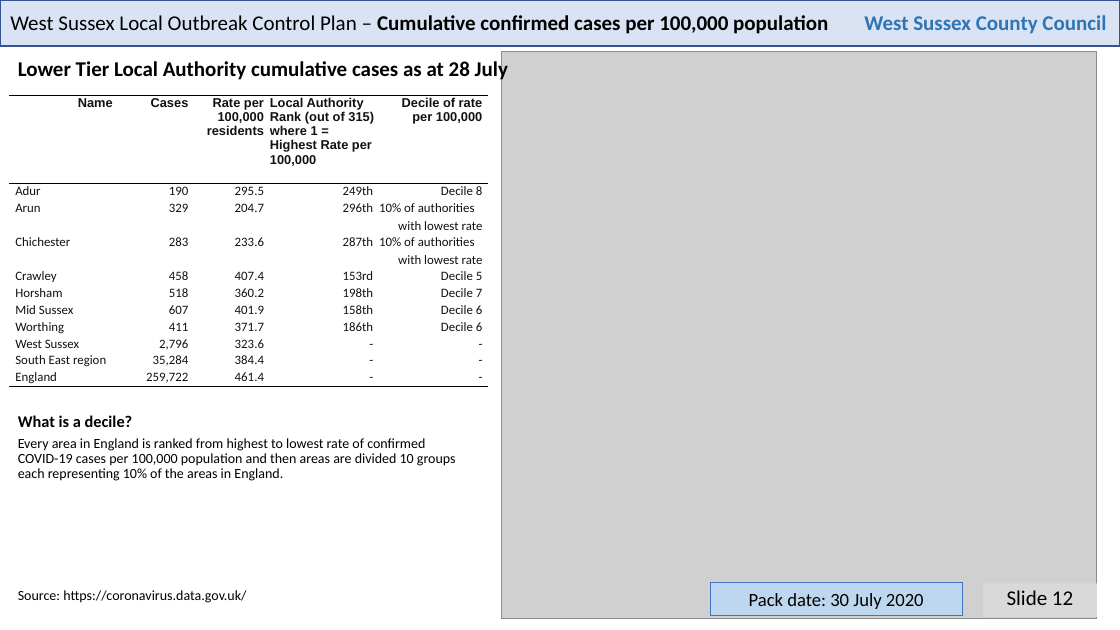
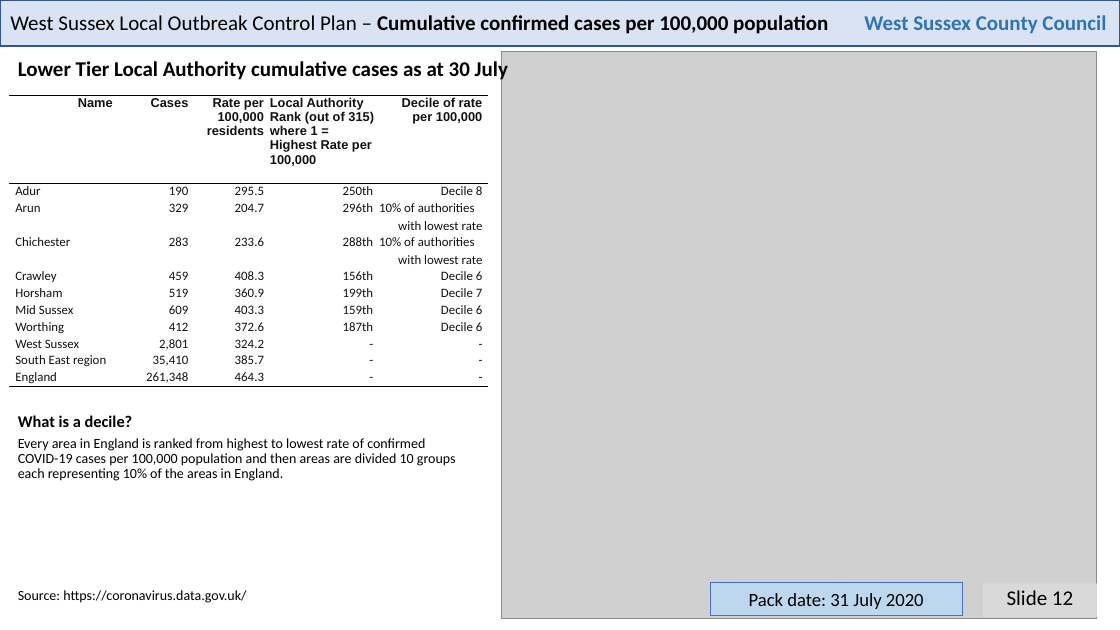
Before and after one commit to psychty/wsx_covid_datapack_public, a slide deck: slide 12 of Latest_West_Sussex_C19_slide_deck.pptx. Drawn at 1120x630 pixels with LibreOffice and Linux fonts; fonts in the diff are those of the drawing; grey boxes stand for pictures. Boxes give left, top, right and bottom in pixels: in the first picture for what was removed or moved away, otherwise in the second. Text is boxed around its words. In the diff, an @@ line names an element or a change of style, - is before the commit and + after.

```diff
--- a/Latest_West_Sussex_C19_slide_deck.pptx
+++ b/Latest_West_Sussex_C19_slide_deck.pptx
@@ text at <box>18,59,508,83</box>: text changed @@
-Lower Tier Local Authority cumulative cases as at 28 July
+Lower Tier Local Authority cumulative cases as at 30 July
@@ table at <box>9,96,488,387</box> @@
-row 2, column 4: 249th
+row 2, column 4: 250th
-row 4, column 4: 287th
+row 4, column 4: 288th
-row 5: Crawley | 458 | 407.4 | 153rd | Decile 5
+row 5: Crawley | 459 | 408.3 | 156th | Decile 6
-row 6: Horsham | 518 | 360.2 | 198th | Decile 7
+row 6: Horsham | 519 | 360.9 | 199th | Decile 7
-row 7: Mid Sussex | 607 | 401.9 | 158th | Decile 6
+row 7: Mid Sussex | 609 | 403.3 | 159th | Decile 6
-row 8: Worthing | 411 | 371.7 | 186th | Decile 6
+row 8: Worthing | 412 | 372.6 | 187th | Decile 6
-row 9, column 2: 2,796
+row 9, column 2: 2,801
-row 9, column 3: 323.6
+row 9, column 3: 324.2
-row 10, column 2: 35,284
+row 10, column 2: 35,410
-row 10, column 3: 384.4
+row 10, column 3: 385.7
-row 11, column 2: 259,722
+row 11, column 2: 261,348
-row 11, column 3: 461.4
+row 11, column 3: 464.3
@@ text in rectangle at <box>749,593,924,609</box>: text changed @@
-Pack date: 30 July 2020
+Pack date: 31 July 2020
```
Also in this commit, not shown: 20 other slides changed, 34 other files.
